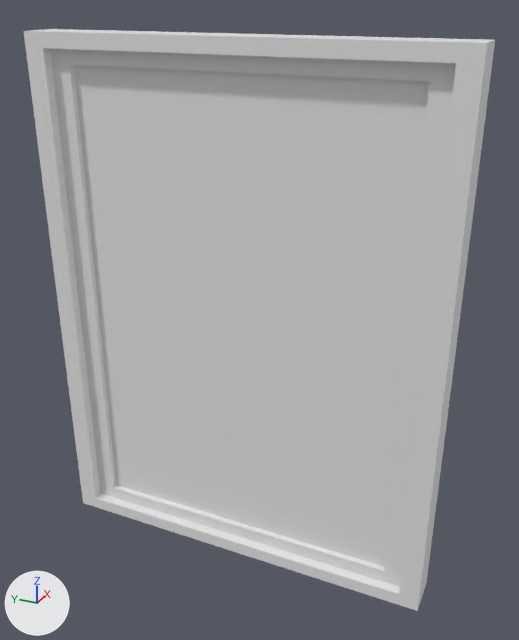
A saved change to the FBX model The Game/Assets/Models/Picture_01_Set.fbx.
Camera for both pictures: a 50 mm camera at (-0.283, -0.138, 0.148) aimed at (0.005, -0.008, 0.003). The axes (+X, +Y, +Z) are drawn at lower left. The lights are the same throughout. Where no turn or scale is listed for an object, it has been applied to the vertices.

The first picture shows 'Picture_01_Frame', 'Picture_01_Image'.
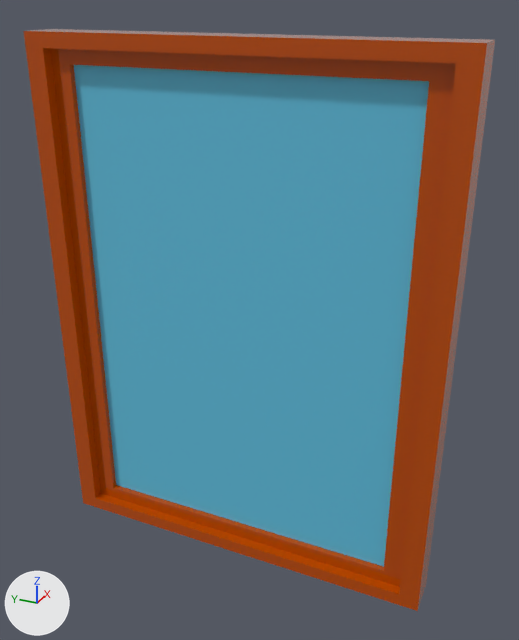
What differs and where, as boxes [x1, y1, x2, y2] in the pictures (519 x 640 px):
'Picture_01_Image', recoloured (grey to cyan): [74, 65, 429, 567] in both
'Picture_01_Frame', recoloured: [24, 29, 495, 611] in both

Diff of the bpy script that builds the scene:
```diff
--- a/The Game/Assets/Models/Picture_01_Set.fbx.py
+++ b/The Game/Assets/Models/Picture_01_Set.fbx.py
@@ mat_01___default @@
+mat_01___default = principled_material('01 - Default')
+mat_01___default.base_color = (0.518, 0.0745, 0.0)  # orange #bf4d00
+mat_01___default.roughness = 0.0
@@ mat_02___default @@
+mat_02___default = principled_material('02 - Default')
+mat_02___default.base_color = (0.122, 0.541, 0.757)  # cyan #62c2e2
+mat_02___default.roughness = 0.0
@@ me_mesh_001 @@
 me_mesh_001.from_pydata(...)  # 4 vertices, 1 face; spans x 0.001, y -0.081..0.081, z -0.117..0.117
+me_mesh_001.materials.append(mat_02___default)  # cyan #62c2e2
@@ me_mesh @@
 me_mesh.from_pydata(...)  # 24 vertices, 22 faces; spans x -0.01..0.01, y -0.101..0.101, z -0.131..0.131
+me_mesh.materials.append(mat_01___default)  # orange #bf4d00
```
